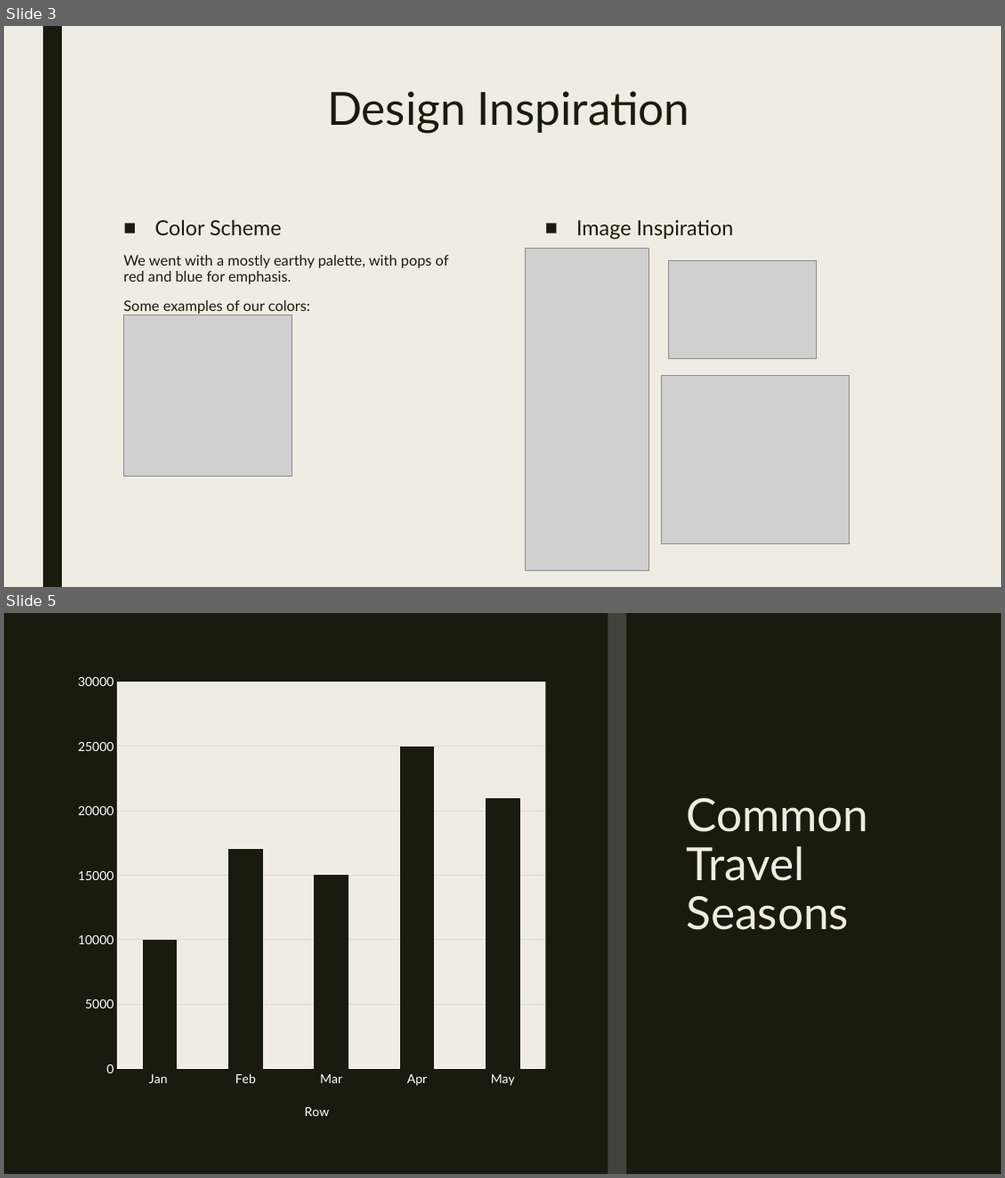
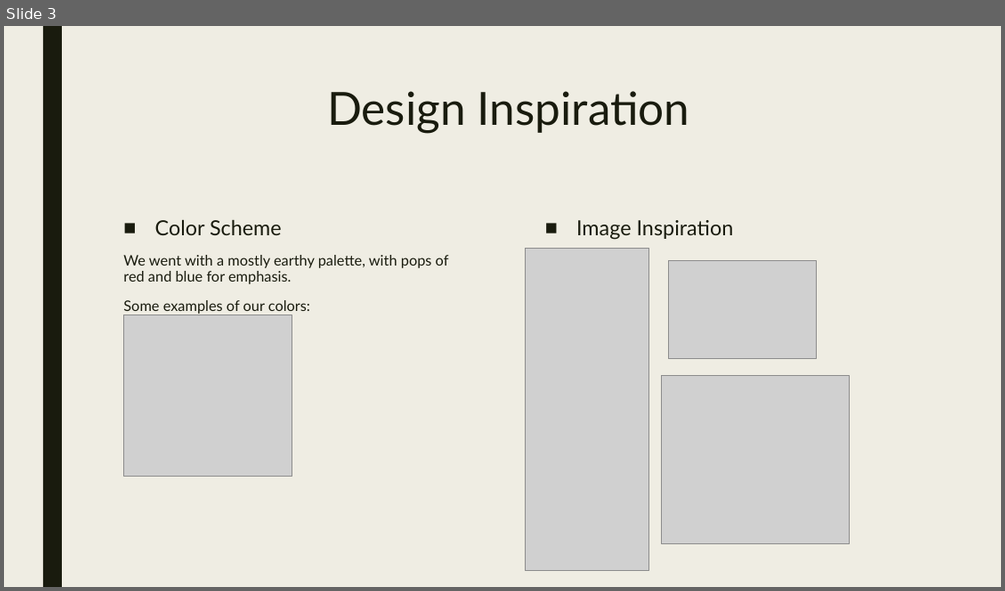
Before and after one commit to LosDelaro/Project-3, a slide deck: Anthony Bourdain’s Travels.pptx. Shown one above the other, each under a label of ours: slides 3 and 5 before the commit, slide 3 after it; the slides between them are not shown. The pictures are 1005x1178 and 1005x591 pixels, drawn with LibreOffice and Linux fonts; fonts in the diff are those of the drawing; grey boxes stand for pictures. Boxes give left, top, right and bottom in pixels: in the first picture for what was removed or moved away, otherwise in the second. Text is boxed around its words. In the diff, an @@ line names an element or a change of style, - is before the commit and + after.

```diff
--- a/Anthony Bourdain’s Travels.pptx
+++ b/Anthony Bourdain’s Travels.pptx
@@ slide 5 removed at <box>4,613,1001,1174</box>, background #191B0E @@
@@ rectangle removed at <box>4,613,1001,1174</box> @@
@@ rectangle removed at <box>43,613,62,1174</box> @@
@@ rectangle removed at <box>607,613,626,1174</box> @@
@@ column stacked chart removed at <box>68,666,556,1121</box> @@
-categories: Jan , Feb, Mar, Apr, May
-Row: 10000, 17000, 15000, 25000, 21000
@@ title removed at <box>686,798,868,930</box> @@
-Common Travel Seasons
```
Also in this commit, not shown: 4 slides changed, 6 slides added, 2 other files.
